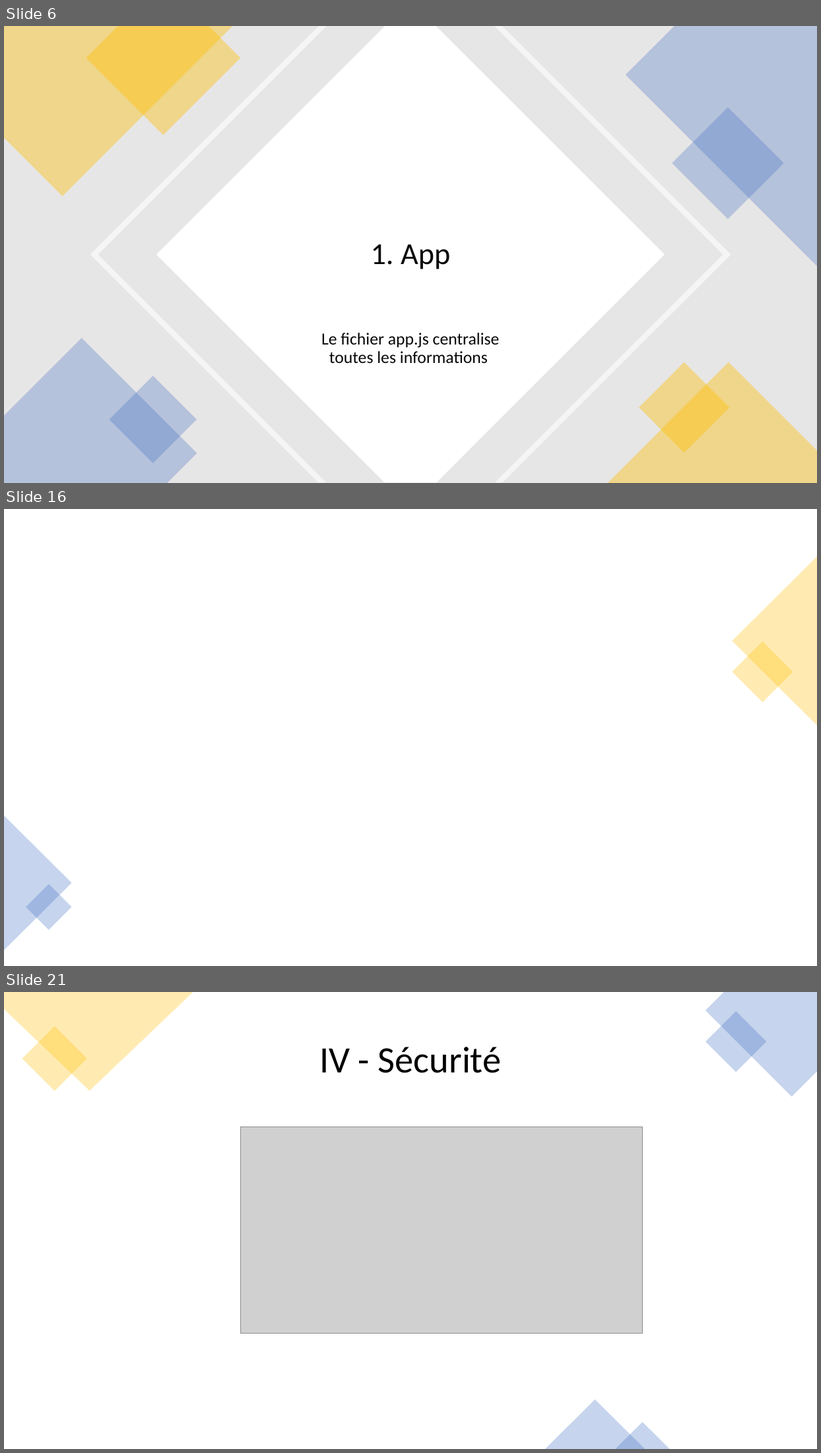
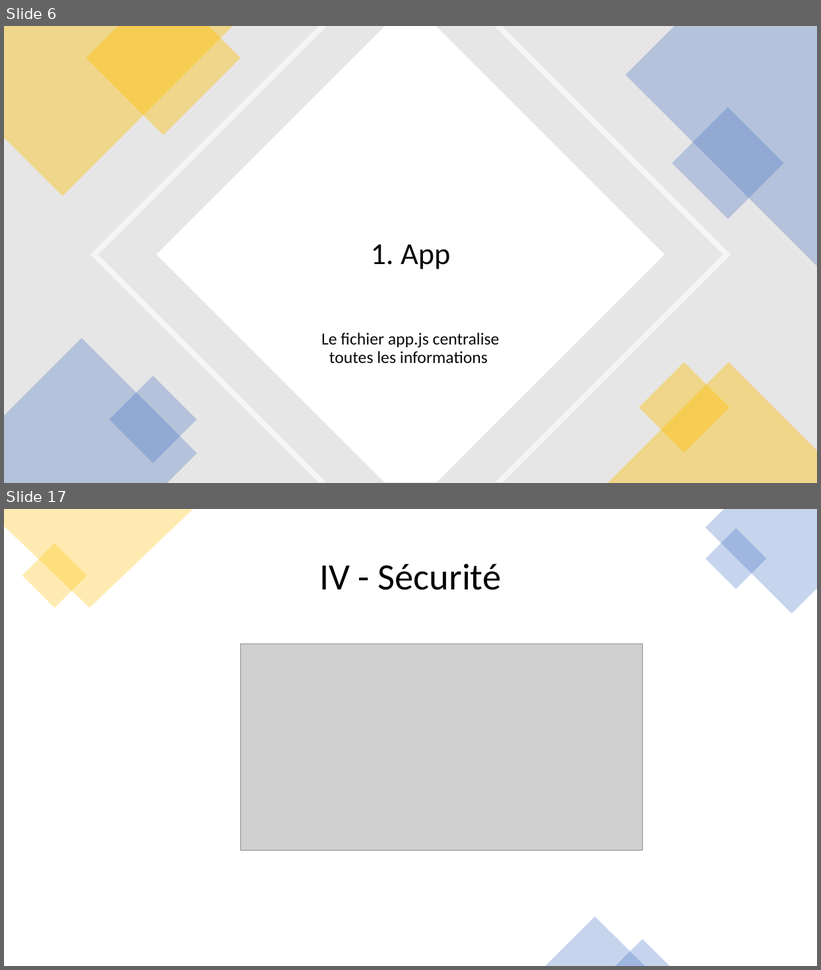
Before and after one commit to Nono-Le-Robot/TP06_Construisez_une_API, a slide deck: Ressources/Presentation P6.pptx. Shown one above the other, each under a label of ours: slides 6, 16 and 21 before the commit, slides 6 and 17 after it; the slides between them are not shown. The pictures are 821x1453 and 821x970 pixels, drawn with LibreOffice and Linux fonts; fonts in the diff are those of the drawing; grey boxes stand for pictures. Boxes give left, top, right and bottom in pixels: in the first picture for what was removed or moved away, otherwise in the second. Text is boxed around its words. In the diff, an @@ line names an element or a change of style, - is before the commit and + after.

```diff
--- a/Ressources/Presentation P6.pptx
+++ b/Ressources/Presentation P6.pptx
@@ slide 16 removed at box(4, 509, 817, 966), background #FFFFFF @@
@@ triangle removed at box(733, 557, 817, 725) @@
@@ rectangle removed at box(733, 642, 794, 703) @@
@@ triangle removed at box(4, 816, 72, 951) @@
@@ rectangle removed at box(26, 884, 72, 930) @@
@@ what was slide 21 is now slide 17 @@
```
Also in this commit, not shown: 8 slides changed, 9 slides added, 11 other slides removed, 6 other files.
